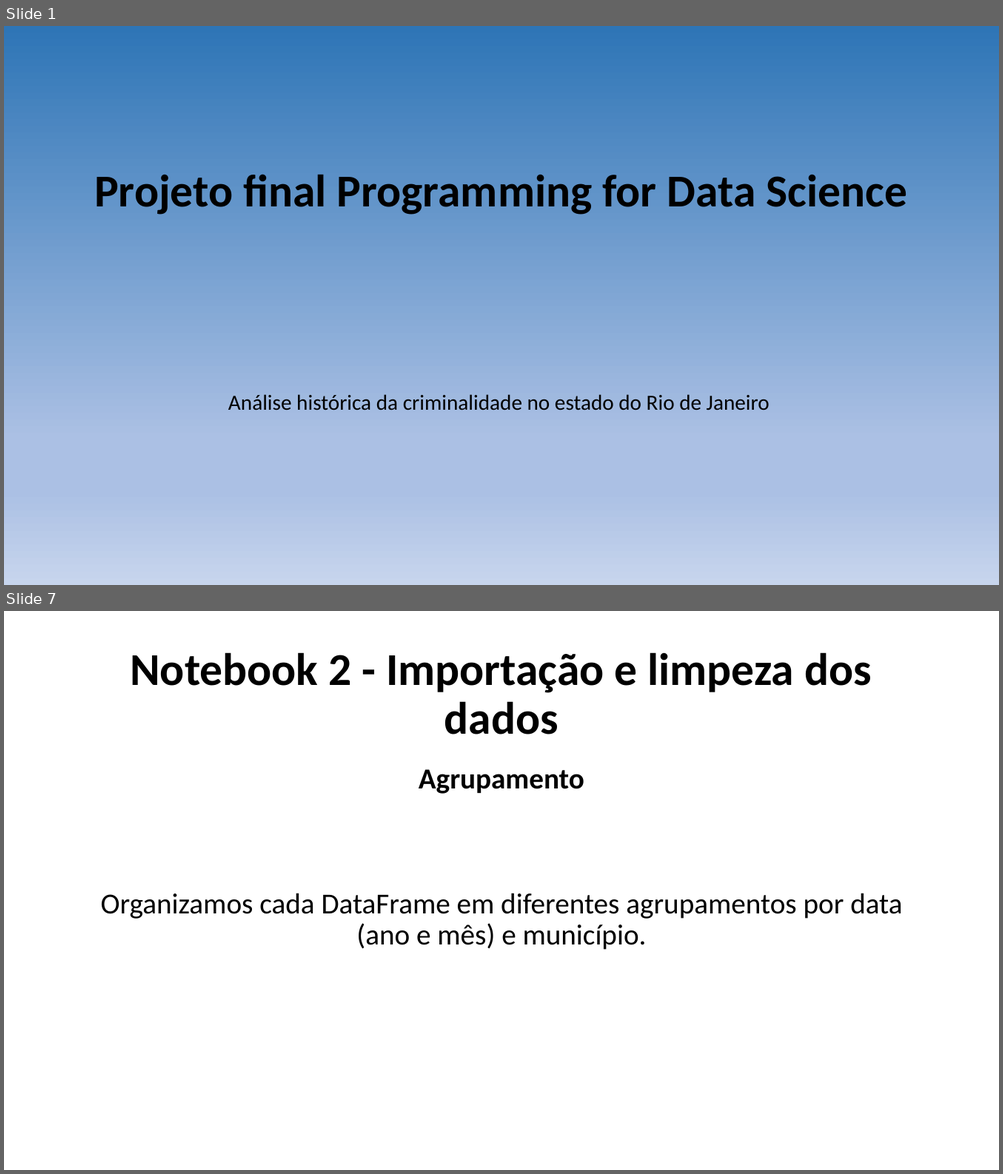
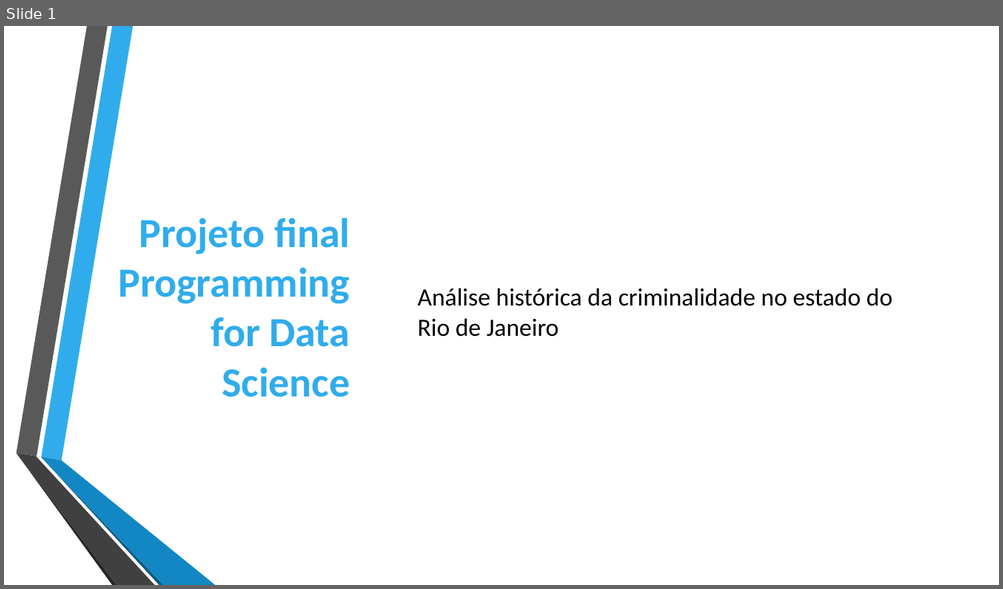
Before and after one commit to DeividCezar/Final_project, a slide deck: Apresentação.pptx. Shown one above the other, each under a label of ours: slides 1 and 7 before the commit, slide 1 after it; the slides between them are not shown. The pictures are 1003x1174 and 1003x589 pixels, drawn with LibreOffice and Linux fonts; fonts in the diff are those of the drawing. Boxes give left, top, right and bottom in pixels: in the first picture for what was removed or moved away, otherwise in the second. Text is boxed around its words. In the diff, an @@ line names an element or a change of style, - is before the commit and + after.

```diff
--- a/Apresentação.pptx
+++ b/Apresentação.pptx
@@ slide 7 removed at (4,611,999,1170), background #FFFFFF @@
@@ title removed at (130,652,871,735) @@
-Notebook 2 - Importação e limpeza dos dados
@@ text removed at (101,769,902,950) @@
-Agrupamento
-Organizamos cada DataFrame em diferentes agrupamentos por data (ano e mês) e município.
@@ slide 1 changed as well @@
@@ background gradient #2E75B6 to #ABC0E4 to #C7D5ED to #FFFFFF @@
@@ title "Projeto final Programming for Data ...": place and size @@
-title "Projeto final Programming for Data ..." at (94,174,907,215)
+title "Projeto final Programming for Data ..." at (118,218,350,397)
@@ title "Projeto final Programming for Data ..." at (118,218,350,397): size 44 to 40 pt, text colour #000000 to #30ACEC; alignment centre to right; line spacing 0.9 to 1 @@
@@ text "Análise histórica da criminalidade no ...": place and size @@
-text "Análise histórica da criminalidade no ..." at (228,395,769,411)
+text "Análise histórica da criminalidade no ..." at (418,288,892,337)
@@ text "Análise histórica da criminalidade no ..." at (418,288,892,337): size 20.9 to 24 pt; alignment centre to left; line spacing 0.7 to 1; vertical alignment top to middle @@
@@ group added at (16,26,215,585): 6 freeform shapes @@
```
Also in this commit, not shown: 2 other slides changed, 26 slides added, 14 other slides removed.
